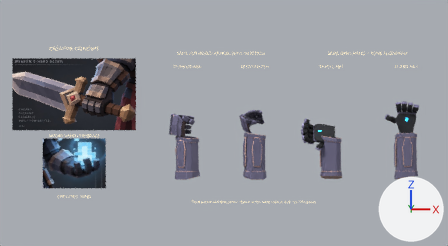
The Blender file docs/art/unified-arms/final-comparison.blend: old version first, new version second.
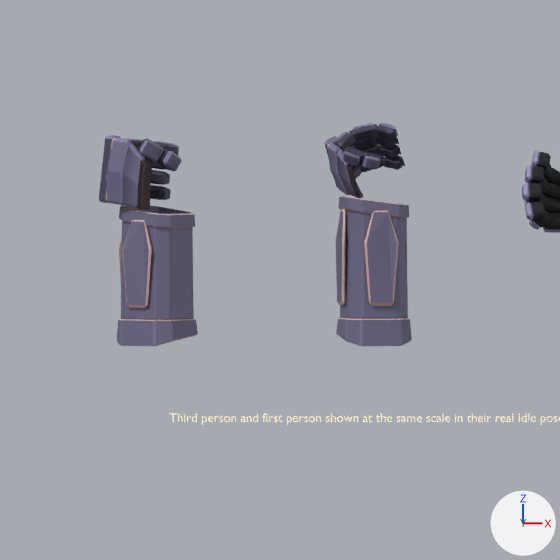
There are two pictures of each version: one from the file's camera 'Artist comparison camera', one close up on the part from 31% to 70% of the width and 29% to 100% of the height. Every picture has the same lights, and +X, +Y and +Z are marked at lower right. The first two pictures are the older version.

Names of what the first close-up shows: 'FP R actual Idle armor', 'TP L actual Idle armor', 'TP R actual Idle armor', 'Third person and first person shown at the same scale in their '.
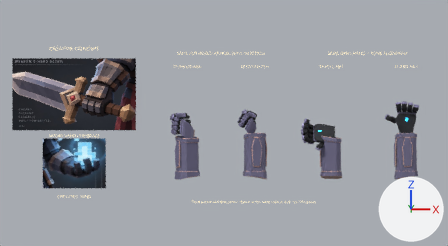
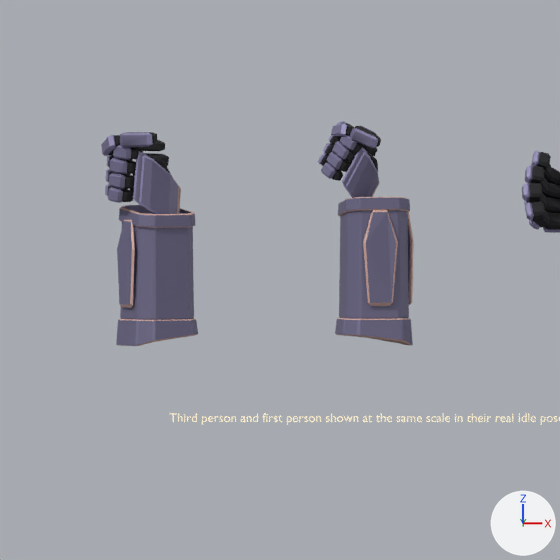
The change, as a list of edits to the scene's bpy script:
```text
Change me_gauntlet_r_002:
    remove me_gauntlet_r_002.from_pydata(...)  # 1328 vertices, 1397 faces; spans x 0.206..0.416, y -0.089..0.099, z 0.017..0.463
    add me_gauntlet_r_002.from_pydata(...)  # 1056 vertices, 1115 faces; spans x 0.211..0.417, y -0.102..0.109, z 0.017..0.471
    me_gauntlet_r_002 part 1: the loose piece of 48 vertices spanning x 0.244..0.416, y -0.087..0.087, z 0.017..0.073 is turned -26.6 degrees about the z axis through its middle
    me_gauntlet_r_002 part 2: the loose piece of 64 vertices spanning x 0.249..0.411, y -0.082..0.082, z 0.268..0.314 is turned -26.6 degrees about the z axis through its middle
    me_gauntlet_r_002 part 3: the loose piece of 32 vertices spanning x 0.256..0.318, y -0.084..-0.041, z 0.098..0.287 is turned -26.6 degrees about the z axis through its middle, then moved by (-0.023, 0.026, 0.0)
    me_gauntlet_r_002 part 4: the loose piece of 32 vertices spanning x 0.249..0.292, y 0.01..0.072, z 0.098..0.287 is turned -26.6 degrees about the z axis through its middle, then moved by (0.025, 0.022, 0.0)
    me_gauntlet_r_002 part 5: the loose piece of 32 vertices spanning x 0.291..0.354, y 0.057..0.088, z 0.356..0.387 is rebuilt with 24 vertices and now spans x 0.278..0.344, y 0.065..0.098, z 0.362..0.391, in mat_kitmatte
    me_gauntlet_r_002 part 6: the loose piece of 32 vertices spanning x 0.299..0.365, y 0.071..0.096, z 0.388..0.421 is rebuilt with 24 vertices and now spans x 0.285..0.355, y 0.063..0.095, z 0.393..0.422, in mat_kitmatte
    me_gauntlet_r_002 part 7: 7 loose pieces with 192 vertices, spanning x 0.22..0.382, y -0.078..0.087, z 0.324..0.447, are deleted
    me_gauntlet_r_002 part 8: 893 vertices removed from x 0.206..0.406, y -0.089..0.099, z 0.07..0.463; 829 vertices added at x 0.211..0.408, y -0.102..0.109, z 0.07..0.471
Change me_arm_r_001:
    remove me_arm_r_001.from_pydata(...)  # 1328 vertices, 1397 faces; spans x 0.685..0.87, y -0.085..0.119, z 0.017..0.488
    add me_arm_r_001.from_pydata(...)  # 1056 vertices, 1115 faces; spans x 0.671..0.874, y -0.108..0.081, z 0.017..0.492
    me_arm_r_001 part 9: the loose piece of 48 vertices spanning x 0.718..0.862, y -0.075..0.075, z 0.072..0.316 is turned 89 degrees about the z axis through its middle
    me_arm_r_001 part 10: the loose piece of 48 vertices spanning x 0.71..0.87, y -0.083..0.083, z 0.017..0.075 is turned 89 degrees about the z axis through its middle
    me_arm_r_001 part 11: the loose piece of 64 vertices spanning x 0.715..0.865, y -0.077..0.077, z 0.288..0.334 is turned 89 degrees about the z axis through its middle
    me_arm_r_001 part 12: the loose piece of 32 vertices spanning x 0.769..0.843, y -0.085..-0.061, z 0.102..0.307 is turned 89 degrees about the z axis through its middle, then moved by (0.057, 0.088, 0.0)
    me_arm_r_001 part 13: the loose piece of 32 vertices spanning x 0.709..0.731, y -0.052..0.021, z 0.102..0.307 is turned 89 degrees about the z axis through its middle, then moved by (0.084, -0.055, 0.0)
    me_arm_r_001 part 14: the loose piece of 32 vertices spanning x 0.74..0.799, y 0.045..0.069, z 0.45..0.483 is rebuilt with 24 vertices and now spans x 0.748..0.796, y 0.042..0.066, z 0.453..0.482
    me_arm_r_001 part 15: 21 loose pieces with 608 vertices, spanning x 0.695..0.856, y -0.056..0.119, z 0.348..0.488, are deleted
    me_arm_r_001 part 16: 432 vertices removed from x 0.685..0.837, y -0.029..0.107, z 0.323..0.469; 784 vertices added at x 0.671..0.806, y -0.108..0.081, z 0.298..0.492
    other edits to the shape of me_arm_r_001 do not show in these pictures
```

What differs and where, as boxes (x1, y1, x2, y2) in the close-ups (560 x 560 px; the box of a moved part takes in the faces that stretch with it):
'TP R actual Idle armor', reshaped: before (99, 135, 198, 346); after (101, 132, 198, 346)
'FP R actual Idle armor', reshaped (10% wider): before (325, 123, 412, 346); after (318, 121, 414, 346)
part 1 of me_gauntlet_r_002, moved or reshaped: before (117, 319, 198, 346); after (116, 319, 198, 346)
part 2 of me_gauntlet_r_002, moved or reshaped: before (119, 205, 195, 228); after (119, 205, 196, 228)
part 3 of me_gauntlet_r_002, moved or reshaped: before (122, 220, 152, 308); after (117, 220, 135, 308)
part 4 of me_gauntlet_r_002, moved or reshaped (not visible afterwards): before (119, 239, 122, 280)
part 5 of me_gauntlet_r_002, rebuilt (not visible afterwards): before (150, 171, 168, 185)
part 6 of me_gauntlet_r_002, rebuilt (not visible before): after (147, 154, 169, 166)
part 7 of me_gauntlet_r_002, deleted: before (106, 142, 182, 200)
part 8 of me_gauntlet_r_002, moved or reshaped: before (99, 135, 194, 320); after (101, 132, 194, 320)
part 9 of me_arm_r_001, moved or reshaped: before (340, 209, 408, 319); after (339, 210, 409, 319)
part 10 of me_arm_r_001, moved or reshaped: before (336, 317, 412, 346); after (335, 317, 413, 346)
part 11 of me_arm_r_001, moved or reshaped: before (338, 196, 409, 218); after (338, 197, 410, 216)
part 12 of me_arm_r_001, moved or reshaped: before (364, 210, 399, 306); after (407, 212, 414, 305)
part 13 of me_arm_r_001, moved or reshaped: before (336, 209, 346, 305); after (363, 210, 398, 306)
part 14 of me_arm_r_001, rebuilt: before (351, 125, 376, 141); after (360, 125, 375, 133)
part 15 of me_arm_r_001, deleted: before (342, 123, 405, 172)
part 16 of me_arm_r_001, moved or reshaped: before (325, 132, 396, 198); after (318, 121, 381, 198)
